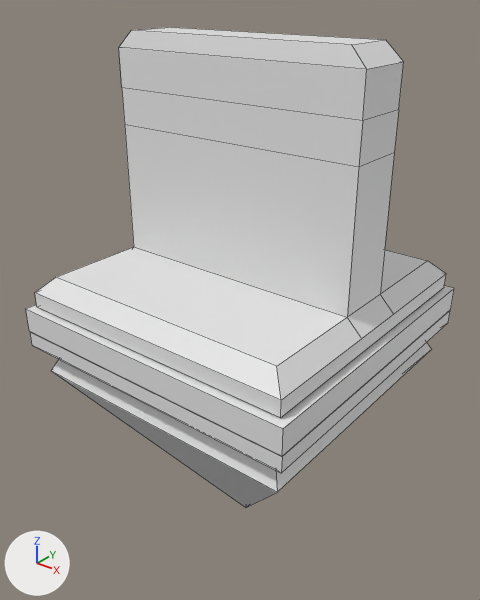
The FBX model Assets/Project/NewVisuals/Models/Environment/Wall_Tile.fbx, before and after one commit.
Both versions are drawn from a 50 mm camera at (1.214, -1.553, 0.842) aimed at (-0.07, 0.051, -0.152). Every picture has the same lights, and +X, +Y and +Z are marked at lower left. Mesh edges are drawn as thin lines. Where no turn or scale is listed for an object, it has been applied to the vertices.

Objects in the first picture: 'Wall_tile'.
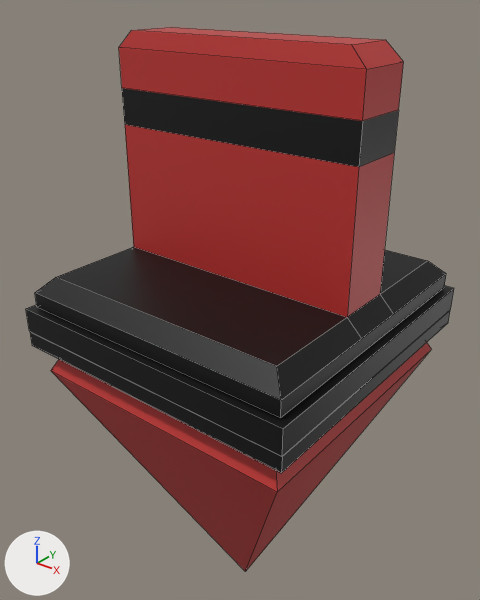
Changed parts and their boxes (x1, y1, x2, y2) in the pictures (480 x 600 px; the box of a moved part takes in the faces that stretch with it):
'Wall_tile', recoloured, reshaped, surface changed (13% taller)
    before: (26, 27, 454, 508)
    after: (26, 27, 454, 572)
part 1 of me_mesh, moved or reshaped
    before: (51, 371, 277, 508)
    after: (51, 351, 430, 572)
part 2 of me_mesh, surface changed (grey to red)
    both: (119, 27, 404, 317)

What changed in the scene script:
```text
Add img_wall_tile_defaultmaterial_albedotransparency_tga:
    img_wall_tile_defaultmaterial_albedotransparency_tga = load_image('wall_tile_DefaultMaterial_AlbedoTransparency.tga', '../../Textures/Environment/Wall_Tile/wall_tile_DefaultMaterial_AlbedoTransparency.tga', 1024, 1024, 'sRGB')
Add mat_материал:
    mat_материал = principled_material('Материал')
    mat_материал.texture = img_wall_tile_defaultmaterial_albedotransparency_tga
Change me_mesh:
    used by ob_wall_tile; location = (0.0, 0.0, 0.0)
    remove me_mesh.from_pydata(...)  # 65 vertices, 57 faces; spans x -0.5..0.5, y -0.5..0.5, z -1.01..0.7
    add me_mesh.from_pydata(...)  # 65 vertices, 57 faces; spans x -0.5..0.5, y -0.5..0.5, z -1.35..0.7
    me_mesh part 1
    me_mesh.vertices[4].co: (0.0, 0.0, -1.01) -> (0.0, 0.0, -1.35)  # pixel (245, 507) -> pixel (245, 571)
    me_mesh part 2: texture (UV) coordinates of 14 of 57 faces, centred in x -0.42..0.42, y -0.1..0.45, z -0.02..0.7, changed; they spanned u -0.01..0.39, v 0.0..0.51 and now span u 0.02..0.8, v 0.01..0.53
    add me_mesh.materials.append(mat_материал)  # picture img_wall_tile_defaultmaterial_albedotransparency_tga
```
